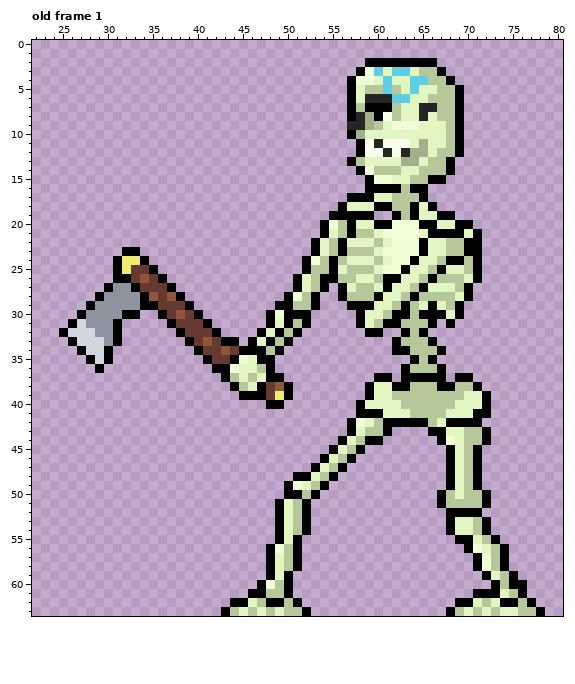
File history of a pixel-art file, Sprites/Skeleton.aseprite. The picture above was drawn from the file before the commit.
92x64 pixels, 1 frame. Colours within 5 levels of each other are drawn and written as one. Shown: old frame 1: x 22..80, y 0..63. The commit also changed other frames, which this record leaves out.
Now the later version:
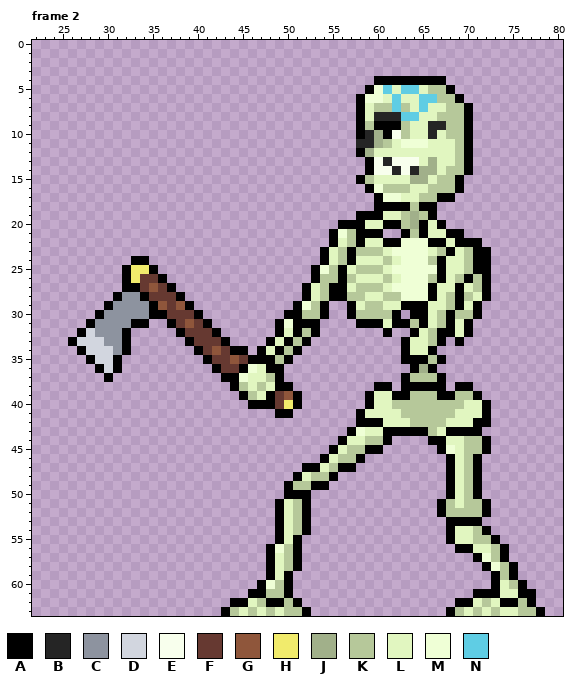
Palette (. is transparent): A #000000  B #252525  C #8d939f  D #d2d6df  E #f8ffed  F #663931  G #8f563b  H #f1eb6c  J #a1b08a  K #b6c89a  L #e1f6c0  M #efffd6  N #5fcde4
A new or re-ordered frame is compared with the old frame closest to it.
The edit:
frames 1 -> 4
layer "Layer 2" added
--- frame 2 is new; against old frame 1, layers "Layer 2", "Layer 1"
@@ x 22..80 @@
  1 ...........................................................
- 2 .....................................AAAAAAAA..............
- 3 ....................................AMNLNNLKKA.............
- 4 ...................................AMMLNLLNNKKA............
- 5 ...................................ALKKNKLNLLKKA...........
- 6 ...................................ALBBBNNLLKKKA...........
- 7 ...................................AKAAAKLLBBKKA...........
- 8 ...................................ABJAEKLLBLKKA...........
- 9 ...................................BBJKLMMMLLLKA...........
-10 ...................................AJLLLLLLLLLKA...........
-11 ....................................AEBEEELJLLKA...........
-12 ....................................AEEBEBJJLKKA...........
-13 ...................................AKLLLLJJLKKA............
-14 ....................................AMKKKLLKKKA............
-15 .....................................AMMLLKKAA.............
-16 .....................................AAAAKAA...............
-17 ...................................AAALLKKKA...............
-18 ..................................ALLLAAKKALA..............
-19 .................................AAAAA..AKALLAA............
-20 ................................AMKALLAAMMMAALLAA..........
-21 ................................ALKAKKLMMMMLAAAALA.........
-22 ...............................ALKALLLKLMMMALLKKAA.........
-23 ..........AA...................ALKAKKKLMMMMALLKKAA.........
-24 .........AHHA.................AMKAKLLLKLMMALLKAAKA.........
-25 .........AHFFA................AKKALKKKLMMALLKALLKA.........
-26 .........AAFGFA..............ALKAAKKLLKAALLKAKKKLA.........
-27 ........ACCAFFFA.............ALKA.ALKKLALLKALLLKA..........
-28 .......ACCCCAGFGA...........AMKA..AKKKALLKAKKKKLA..........
-29 ......ACCCCCAAFFFA.........AAKKA...AAALLKAKLALKA...........
-30 .....ACCCCAA..AFGFA.......AMAAA.....ALLKAAKAAALA...........
-31 ....ADCCCA.....AFFFA......ALAKA.....ALKAAKKKA.A............
-32 ...ADDDCCA......AFFFA....ALAKA.......AA..AKA...............
-33 ....ADDDCA.......AFGFAA.ALAKA...........AKKKA..............
-34 .....ADDA.........AFFGFAAAKA............AAKKKA.............
-35 ......ADA..........AFFAMLAA...............AKA..............
-36 .......A............AAMLLKA..............AKKKA.............
-37 .....................AKLKLAA..........AA.AAAAA.AA..........
-38 ......................AKLAFGA........ALLAAKKKAAKKA.........
-39 .......................AAAFHA........ALLKKKKKKKKLLA........
-40 ..........................AA........ALLLLKKKKKKLLLA........
-41 ....................................AAALLLKKKKLLLAA........
-42 ...................................AMLKAAAAAKLAAAA.........
-43 ...................................ALKKA....AALLKKA........
-44 ..................................ALKAA......AMLKKA........
-45 .................................ALKA.........ALKA.........
-46 ................................ALKA..........ALKA.........
-47 ...............................ALKA...........ALKA.........
-48 .............................AALKA............ALKA.........
-49 ............................AMLKA.............ALKA.........
-50 ............................AAKA.............AKLKKA........
-51 ...........................ALKA..............AKKKKA........
-52 ...........................ALKA...............AAAA.........
-53 ...........................ALKA...............ALLKA........
+ 2 ...........................................................
+ 3 ...........................................................
+ 4 ......................................AAAAAAAA.............
+ 5 .....................................AMNLNNLKKA............
+ 6 ....................................AMMLNLLNNKKA...........
+ 7 ....................................ALKKNKLNLLKKA..........
+ 8 ....................................ALBBBNNLLKKKA..........
+ 9 ....................................AKAAAKLLBBKKA..........
+10 ....................................ABJAEKLLBLKKA..........
+11 ....................................BBJKLMMMLLLKA..........
+12 ....................................AJLLLLLLLLLKA..........
+13 .....................................AEBEEELJLLKA..........
+14 .....................................AEEBEBJJLKKA..........
+15 ....................................AKLLLLJJLKKA...........
+16 .....................................AMKKKLLKKKA...........
+17 ......................................AMMLLKKAA............
+18 ......................................AAAAKAA..............
+19 ....................................AAALLKJKA..............
+20 ..................................AAALLAAKJALA.............
+21 .................................AMKAAA..AKALLAA...........
+22 .................................ALKALLAAMMMAALAAA.........
+23 ................................ALKAKKKLMMMMLKALKAA........
+24 ...........AA...................ALKALLLKLMMMKALLKAA........
+25 ..........AHHA.................AMKALKKKLMMMMMALLKAA........
+26 ..........AHFFA................AKKAKLLLKLMMMKALKAKA........
+27 ..........AAFGFA..............ALKAALKKKLMMMMALLALKA........
+28 .........ACCAFFFA.............ALKAAKKLLKKMMMALKAKLA........
+29 ........ACCCCAGFGA...........AMKA..ALKKLLAAALLKALA.........
+30 .......ACCCCCAAFFFA.........AAKKA..AKKKKA.AALKAKKA.........
+31 ......ACCCCAA..AFGFA.......AMAAA....AAALAAKALKALA..........
+32 .....ADCCCA.....AFFFA......ALAKA.......A..ALKAALA..........
+33 ....ADDDCCA......AFFFA....ALAKA..........ALLKA.A...........
+34 .....ADDDCA.......AFGFAA.ALAKA...........ALLA..............
+35 ......ADDA.........AFFGFAAAKA............AAAKA.............
+36 .......ADA..........AFFAMLAA..............AJA..............
+37 ........A............AAMLLKA.............AKKKA.............
+38 ......................AKLKLAA.........AA.AAAAA.AA..........
+39 .......................AKLAFGA.......ALLAAKKKAAKKA.........
+40 ........................AAAFHA.......ALLKKKKKKKKLLA........
+41 ...........................AA.......ALLLLKKKKKKLLLA........
+42 ....................................AAALLLKKKKLLLAA........
+43 ...................................AMLLAAAAAKLAAAA.........
+44 ..................................ALLKKA....AALLKKA........
+45 .................................ALKKAA......AMLKKA........
+46 ................................ALKKA.........ALKA.........
+47 ..............................AALKAA..........ALKA.........
+48 .............................ALKKA............ALKA.........
+49 ............................AKKAA.............ALKA.........
+50 ............................AAA...............ALKA.........
+51 ...........................ALKA..............AKLKKA........
+52 ...........................ALKA..............AKKKKA........
+53 ...........................ALKA...............AAAA.........
 54 ...........................ALKA...............ALLKA........
-55 ...........................ALA.................AALKA.......
-56 ..........................AMKA..................AMLKA......
+55 ...........................ALA................ALLKKA.......
+56 ..........................AMKA.................AALLKA......
 57 ..........................ALKA...................AMKA......
-58 ..........................ALKA...................AMKA......
-59 ..........................ALA.....................ALKA.....
-60 .........................AMKA......................AKAA....
-61 ........................AAKKA....................AAALKA....
+58 ..........................ALKA....................AMKA.....
+59 ..........................ALA......................AKA.....
+60 .........................AMKA......................ALKA....
+61 ........................AAKKA....................AAALLAA...
 62 ......................AALKAAKA.................AALKLAAKA...
Changed places in both pictures, as pixel boxes (x1, y1, x2, y2):
changed: (59, 58, 536, 598)
